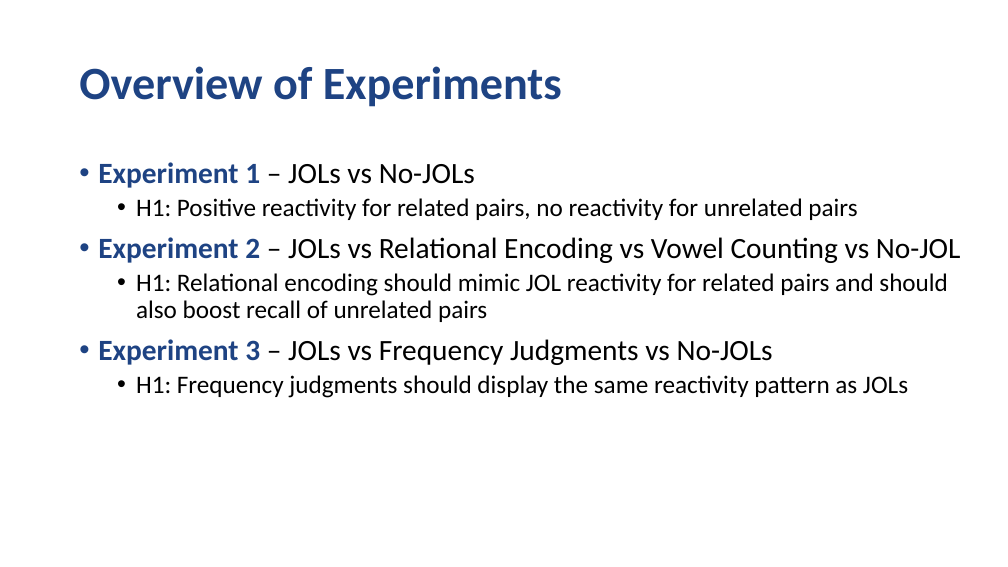
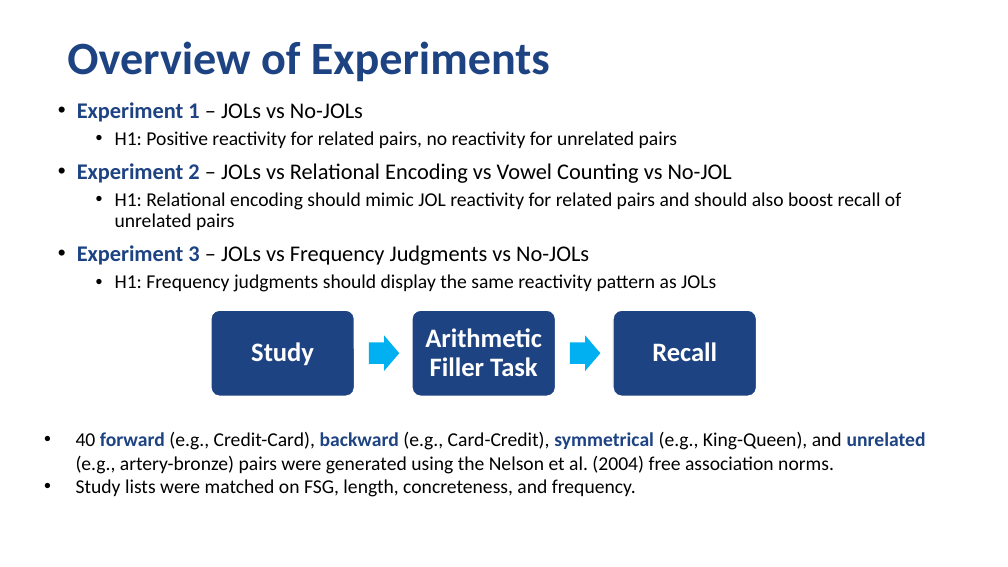
Before and after one commit to npm27/JOL-Reactivity-1, a slide deck: slide 4 of 6 Presentations/JOL Reactivity.pptx (slide 3 before the commit). Drawn at 1008x567 pixels with LibreOffice and Linux fonts; fonts in the diff are those of the drawing. Boxes give left, top, right and bottom in pixels: in the first picture for what was removed or moved away, otherwise in the second. Text is boxed around its words. In the diff, an @@ line names an element or a change of style, - is before the commit and + after.

```diff
--- a/6 Presentations/JOL Reactivity.pptx
+++ b/6 Presentations/JOL Reactivity.pptx
@@ title "Overview of Experiments": place and size @@
-title "Overview of Experiments" at (79, 66, 562, 107)
+title "Overview of Experiments" at (67, 41, 550, 82)
@@ text "Experiment 1 – JOLs vs ...": place and size @@
-text "Experiment 1 – JOLs vs ..." at (98, 162, 961, 398)
+text "Experiment 1 – JOLs vs ..." at (77, 102, 901, 292)
@@ text "Experiment 1 – JOLs vs ..." at (77, 102, 901, 292): size 21 to 16 pt in "Experiment 1 – JOLs vs No-JOLs", "Experiment 2 – JOLs vs Relational Encoding ...", "Experiment 3 – JOLs vs Frequency Judgments ..."; size 18 to 14 pt in "H1: Positive reactivity for related pairs, no ...", "H1: Relational encoding should mimic JOL reactivity ...", "H1: Frequency judgments should display the same ..." @@
@@ group added at (211, 310, 756, 396): 3 rounded rectangles, 3 texts, 2 right arrows @@
+Study
+Arithmetic Filler Task
+Recall
@@ text added at (76, 432, 926, 497), 14 pt, text #000000 @@
+• 40 forward (e.g., Credit-Card), backward (e.g., Card-Credit), symmetrical (e.g., King-Queen), and unrelated (e.g., artery-bronze) pairs were generated using the Nelson et al. (2004) free association norms.
+• Study lists were matched on FSG, length, concreteness, and frequency.
```
Also in this commit, not shown: 1 other slide changed, 1 slide added, 1 slide removed.
